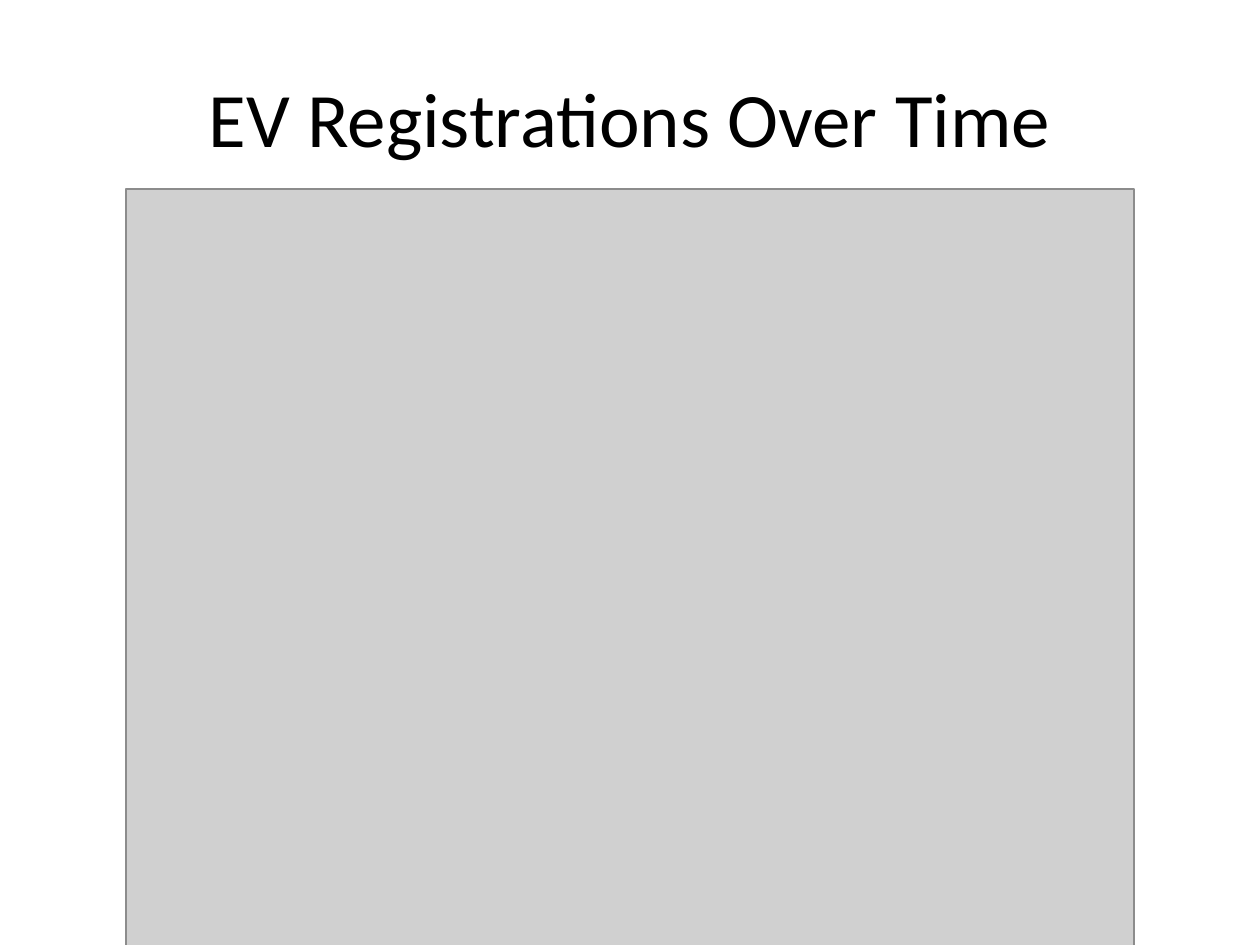
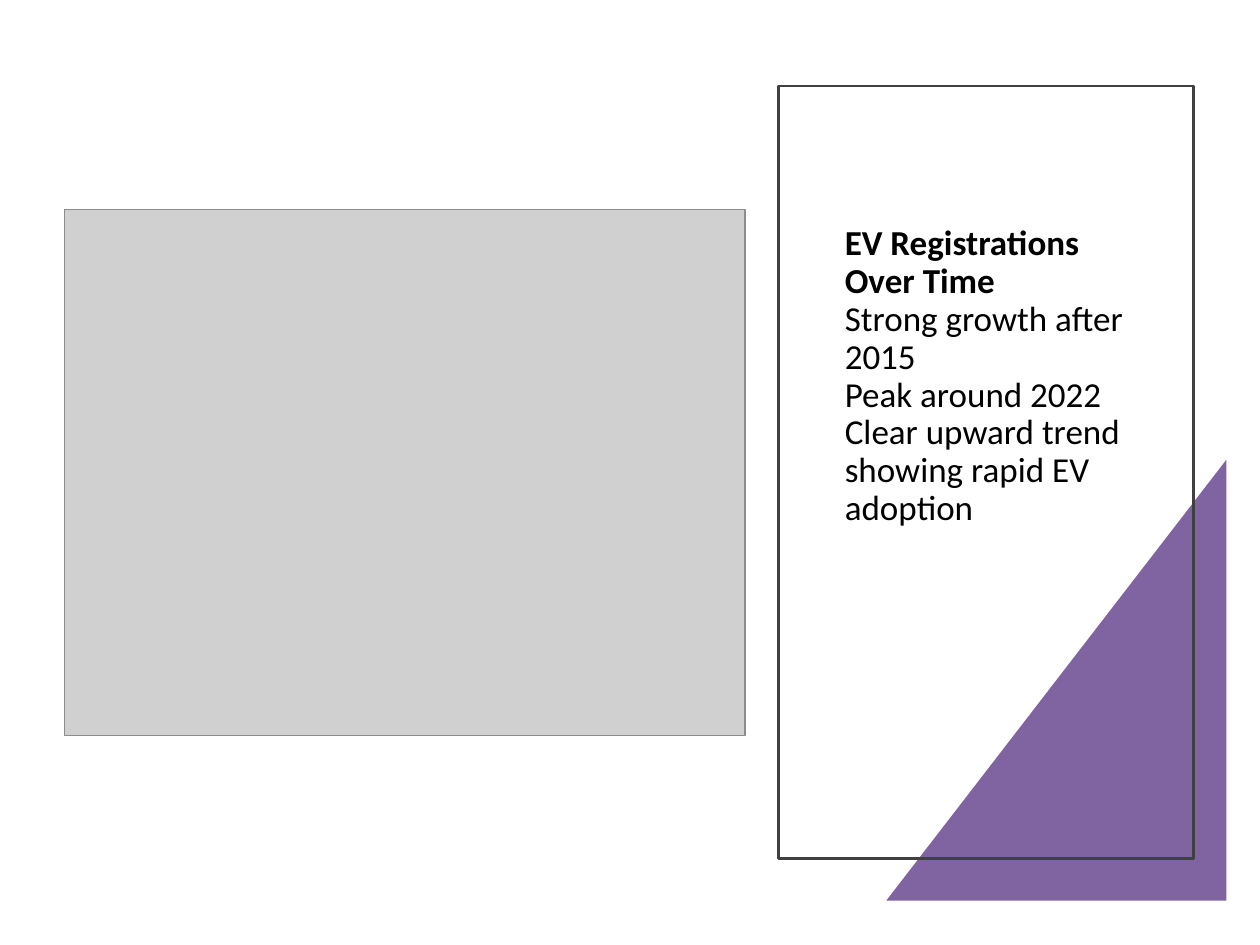
Before and after one commit to melikaniaz/ev-population-analysis, a slide deck: slide 3 of EV_Report.pptx (slide 2 before the commit). Drawn at 1260x945 pixels with LibreOffice and Linux fonts; fonts in the diff are those of the drawing; grey boxes stand for pictures. Boxes give left, top, right and bottom in pixels: in the first picture for what was removed or moved away, otherwise in the second. Text is boxed around its words. In the diff, an @@ line names an element or a change of style, - is before the commit and + after.

Commit message:
Update PowerPoint report with new design and insights

```diff
--- a/EV_Report.pptx
+++ b/EV_Report.pptx
@@ rectangle added at [779,86,1193,858], outline #404040 1.5 pt @@
@@ title "EV Registrations Over Time Strong ..." at [845,230,1122,526]: vertical alignment middle to bottom @@
@@ picture: place and size @@
-picture at [126,189,1134,945]
+picture at [64,209,745,736]
@@ title at [845,230,1122,526]: text changed; size 44 to 20 pt @@
-EV Registrations Over Time
+EV Registrations Over Time
+Strong growth after 2015
+Peak around 2022
+Clear upward trend showing rapid EV adoption
@@ right triangle added at [886,460,1226,901], fill #8064A2 @@
```
Also in this commit, not shown: 1 other slide changed, 5 slides added, 3 slides removed.
